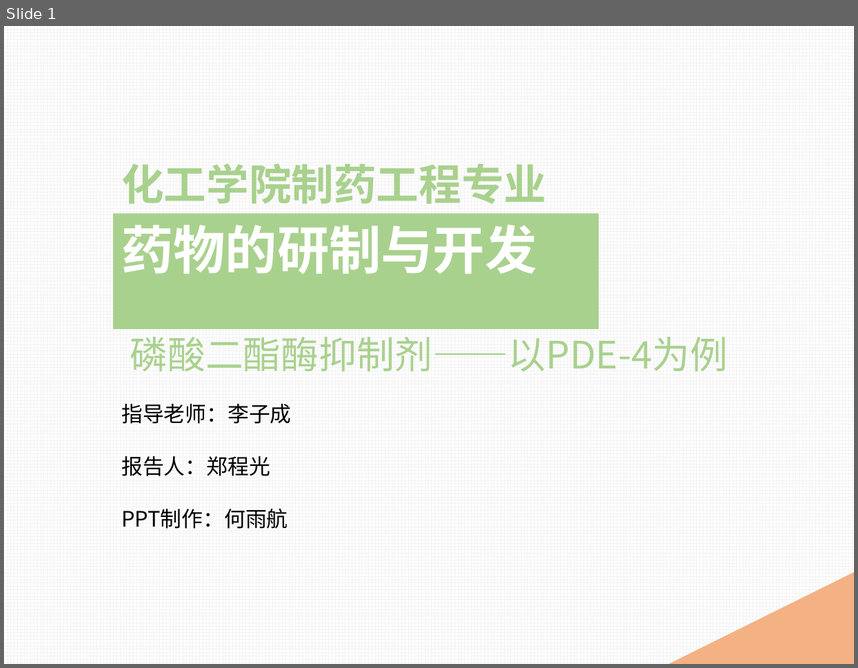
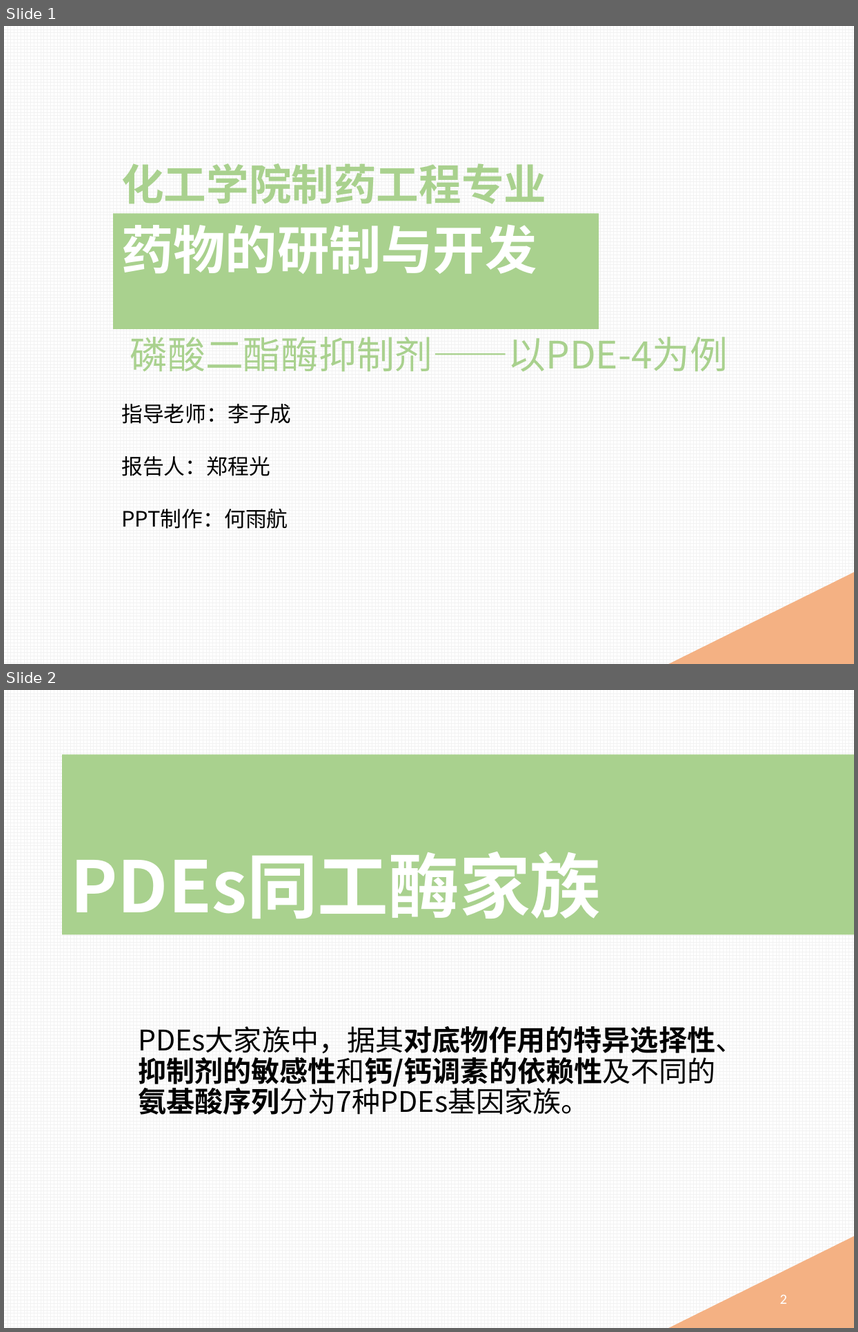
Before and after one commit to mingyong/Project-PDE, a slide deck: 磷酸二酯酶抑制剂.pptx. Shown one above the other, each under a label of ours: slide 1 before the commit, slides 1 and 2 after it. The pictures are 858x668 and 858x1332 pixels, drawn with LibreOffice and Linux fonts; fonts in the diff are those of the drawing. Boxes give left, top, right and bottom in pixels: in the first picture for what was removed or moved away, otherwise in the second. Text is boxed around its words. In the diff, an @@ line names an element or a change of style, - is before the commit and + after.

```diff
--- a/磷酸二酯酶抑制剂.pptx
+++ b/磷酸二酯酶抑制剂.pptx
@@ slide 2 added at (x1=4, y1=690, x2=854, y2=1328), background pattern #F2F2F2 on #FFFFFF @@
@@ rectangle added at (x1=62, y1=755, x2=854, y2=935), fill #A9D18E @@
@@ title added at (x1=70, y1=851, x2=601, y2=918), 60 pt, text #FFFFFF, bold @@
+PDEs同工酶家族
@@ text added at (x1=138, y1=1026, x2=744, y2=1114), 24 pt, text #000000, bold @@
+PDEs大家族中，据其对底物作用的特异选择性、抑制剂的敏感性和钙/钙调素的依赖性及不同的氨基酸序列分为7种PDEs基因家族。
@@ triangle added at (x1=668, y1=1236, x2=854, y2=1328), fill #F4B183 @@
@@ page number added at (x1=780, y1=1294, x2=787, y2=1303), 12 pt, text #FFFFFF @@
+2
```
Also in this commit, not shown: 9 slides changed, 12 other slides added.
